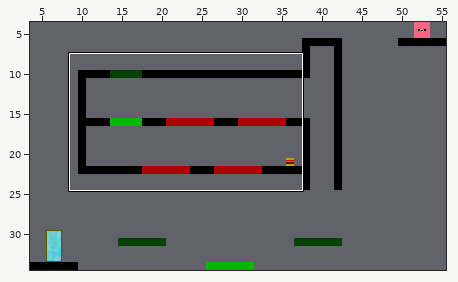
Tiled map, stored at android/assets/levels/Level6_NEW.tmx. Above, an overview of the earlier version with the close-up marked.
Close-up. Before the edit:
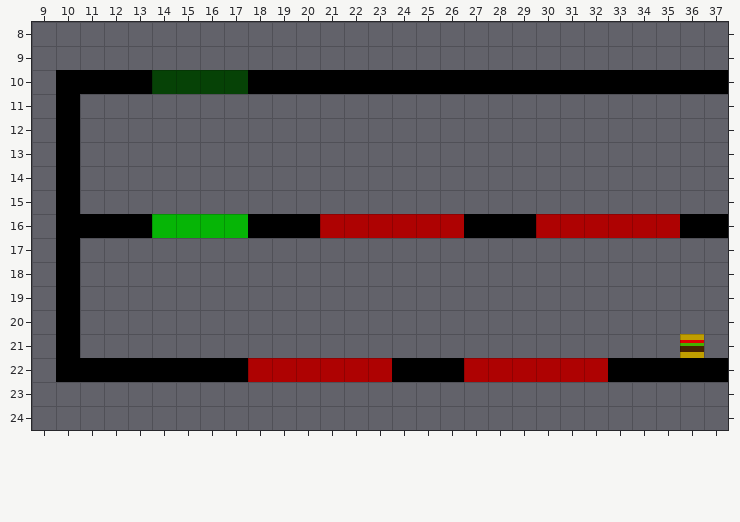
Cells are 8x8 px. Shown: x 9..37, y 8..24.
And afterwards:
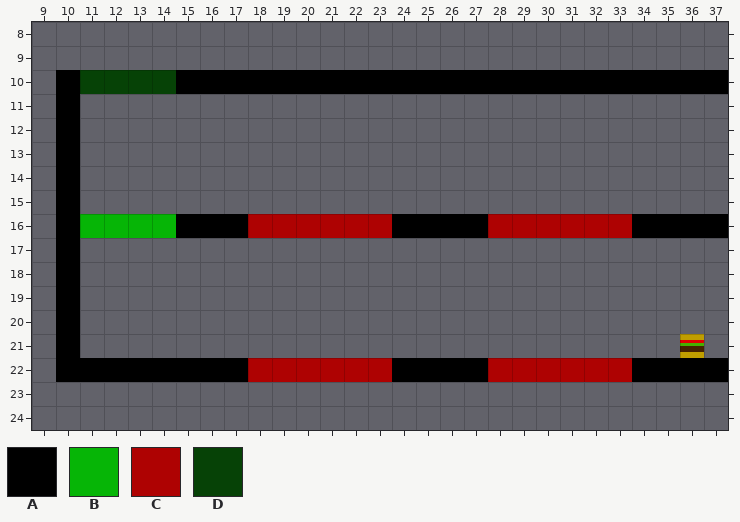
Key: from "tileset_new": A 20, B 21, C 30, D 31.
_ is an empty cell, . an unchanged one.
Diff:
--- layer "Both TerrainBlock"
@@ x 11..17 @@
-10 AAA.___
+10 ___.AAA
@@ x 11..35 @@
-16 AAA.___AAA...___.AA....__
+16 ___.AAA___...AAA.__....AA
@@ x 27..33 @@
-22 _.....A
+22 A....._
--- layer "Hell TerrainBlock"
@@ x 11..17 @@
-10 ___.DDD
+10 DDD.___
@@ x 11..13 @@
-16 ___
+16 BBB
--- layer "Heaven TerrainBlock"
@@ x 15..17 @@
-16 BBB
+16 ___
--- layer "Both LavaBlock"
@@ x 18..35 @@
-16 ___...CCC.__....CC
+16 CCC...___.CC....__
@@ x 27..33 @@
-22 C....._
+22 _.....C
